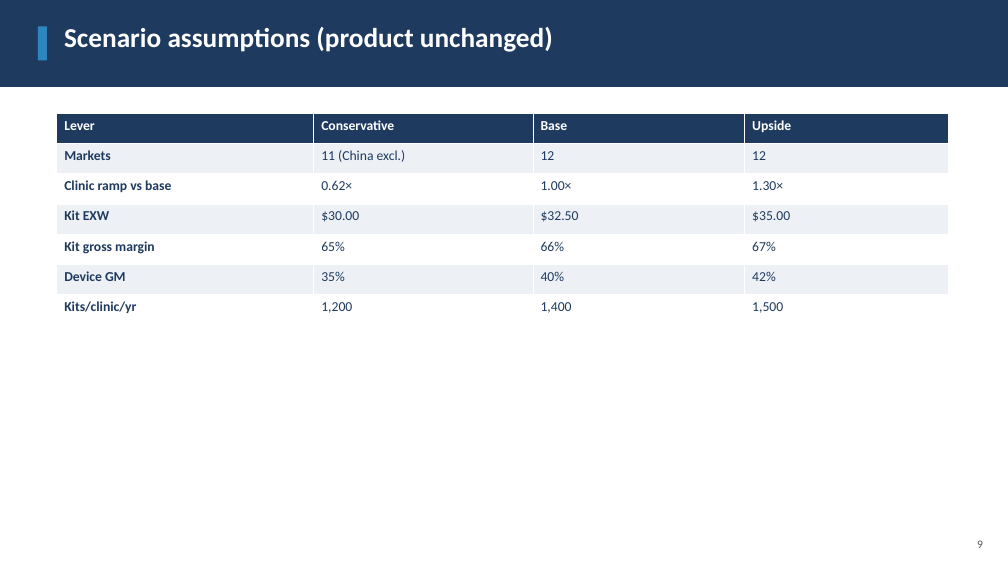
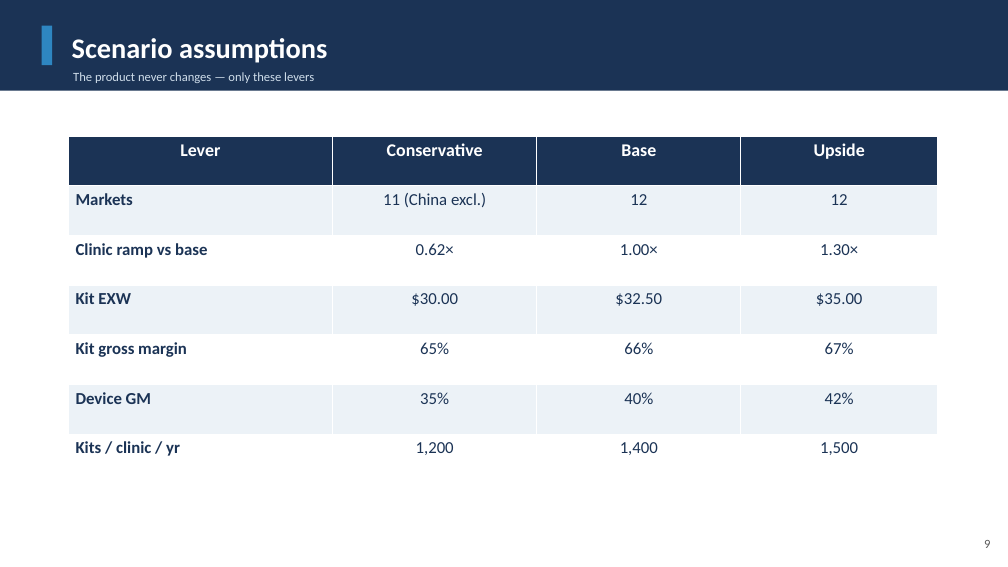
Before and after one commit to leicatam/gamification, a slide deck: slide 9 of synexo/Synapep_Investor_Deck.pptx. Drawn at 1008x567 pixels with LibreOffice and Linux fonts; fonts in the diff are those of the drawing. Boxes give left, top, right and bottom in pixels: in the first picture for what was removed or moved away, otherwise in the second. Text is boxed around its words. In the diff, an @@ line names an element or a change of style, - is before the commit and + after.

```diff
--- a/synexo/Synapep_Investor_Deck.pptx
+++ b/synexo/Synapep_Investor_Deck.pptx
@@ rectangle resized from (x1=0, y1=0, x2=1008, y2=87) to (x1=0, y1=0, x2=1008, y2=91) @@
@@ rectangle at (x1=0, y1=0, x2=1008, y2=91): fill #1F3A5F to #1B3355 @@
@@ rectangle resized from (x1=38, y1=26, x2=47, y2=60) to (x1=42, y1=26, x2=52, y2=65) @@
@@ text "Scenario assumptions" at (x1=72, y1=38, x2=327, y2=63): vertical alignment top to middle @@
@@ text at (x1=72, y1=38, x2=327, y2=63): text changed; size 26 to 27 pt @@
-Scenario assumptions (product unchanged)
+Scenario assumptions
@@ text added at (x1=73, y1=72, x2=314, y2=83), 12 pt, text #CFDDEA @@
+The product never changes — only these levers
@@ table at (x1=68, y1=136, x2=938, y2=484) @@
-row 7, column 1: Kits/clinic/yr
+row 7, column 1: Kits / clinic / yr
@@ fill #1F3A5F to #1B3355 in row 1 @@
@@ fill #EDF1F5 to #ECF2F7 in 12 cells @@
@@ size 13 to 17 pt in "Lever", "Conservative", "Base", "Upside" @@
@@ size 13 to 16 pt, text colour #1F3A5F to #1B3355 in "Markets", "11 (China excl.)", "12", "12" and 19 more places @@
@@ alignment left to centre @@
@@ table resized from (x1=57, y1=113, x2=949, y2=325) to (x1=68, y1=136, x2=938, y2=484) @@
@@ text "9" moved from (x1=977, y1=540, x2=983, y2=548) to (x1=984, y1=540, x2=990, y2=548) @@
@@ text "9" at (x1=984, y1=540, x2=990, y2=548): size 11 to 12 pt, text colour #555555 to #5A5A5A; more space between paragraphs @@
```
Also in this commit, not shown: 13 other slides changed, 1 other file.
